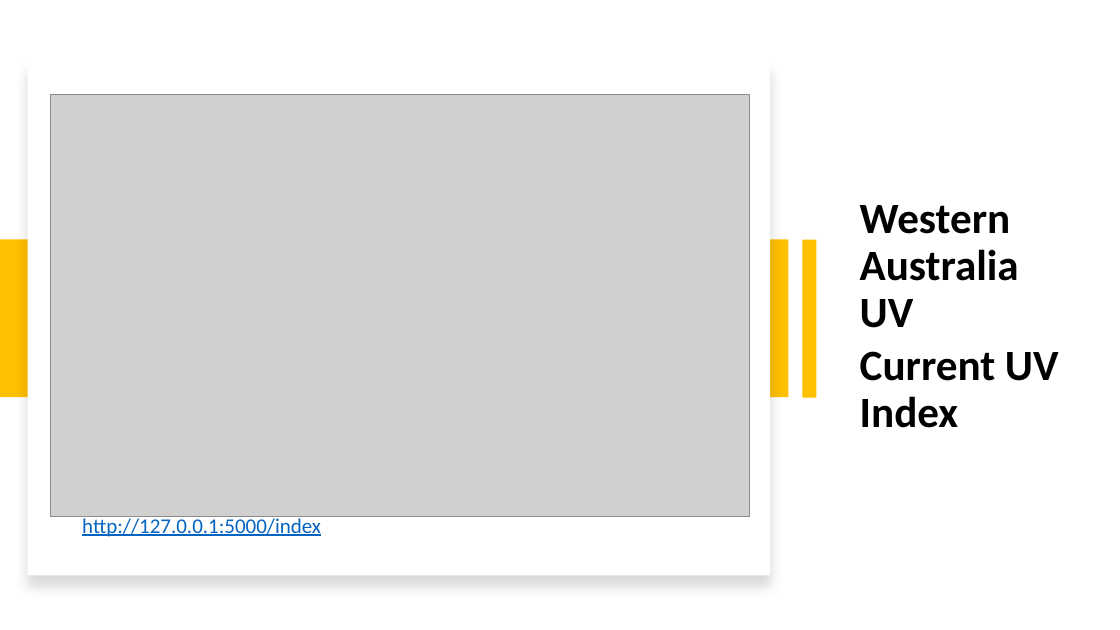
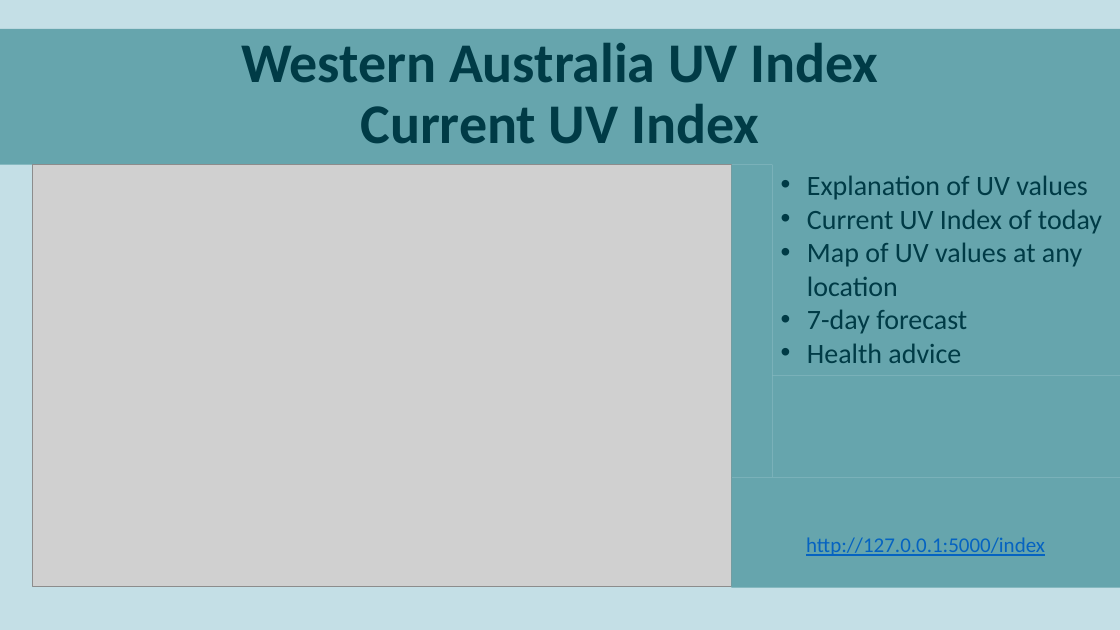
Before and after one commit to parastoorazavi/Data-Analytics-Project-2, a slide deck: slide 7 of Presentation.pptx. Drawn at 1120x630 pixels with LibreOffice and Linux fonts; fonts in the diff are those of the drawing; grey boxes stand for pictures. Boxes give left, top, right and bottom in pixels: in the first picture for what was removed or moved away, otherwise in the second. Text is boxed around its words. In the diff, an @@ line names an element or a change of style, - is before the commit and + after.

```diff
--- a/Presentation.pptx
+++ b/Presentation.pptx
@@ background #FFFFFF to #C4DFE6 @@
@@ rectangle "Western Australia UV Index" resized from (x1=860, y1=205, x2=1059, y2=428) to (x1=0, y1=29, x2=1120, y2=166) @@
@@ rectangle "Western Australia UV Index" at (x1=0, y1=29, x2=1120, y2=166): fill none to #66A5AD @@
@@ text in rectangle at (x1=241, y1=43, x2=878, y2=83): text changed; size 37 to 48 pt; text colour #000000 to #003B46 @@
-Western Australia UV
+Western Australia UV Index
@@ rectangle removed at (x1=28, y1=61, x2=770, y2=576) @@
@@ text in rectangle at (x1=360, y1=104, x2=759, y2=144): size 37 to 48 pt, text colour #000000 to #003B46 in "Current UV Index"; alignment left to centre; line spacing 0.9 to 0.8 @@
@@ picture moved from (x1=50, y1=95, x2=749, y2=517) to (x1=33, y1=165, x2=732, y2=586) @@
@@ rectangle at (x1=732, y1=165, x2=773, y2=477): fill #FFC000 to #66A5AD; rotation 90 to 0 degrees @@
@@ text added at (x1=807, y1=175, x2=1102, y2=363), 24 pt, text #003B46 @@
+• Explanation of UV values
+• Current UV Index of today
+• Map of UV values at any location
+• 7-day forecast
+• Health advice
@@ rectangle removed at (x1=0, y1=240, x2=789, y2=398) @@
@@ rectangle added at (x1=773, y1=376, x2=1120, y2=477), fill #66A5AD @@
@@ rectangle "http://127.0.0.1:5000/index" resized from (x1=82, y1=515, x2=321, y2=537) to (x1=732, y1=477, x2=1120, y2=587) @@
@@ rectangle "http://127.0.0.1:5000/index" at (x1=732, y1=477, x2=1120, y2=587): alignment left to centre; fill none to #66A5AD @@
```
Also in this commit, not shown: 11 other slides changed, 1 slide added, 1 slide removed, 2 other files.
